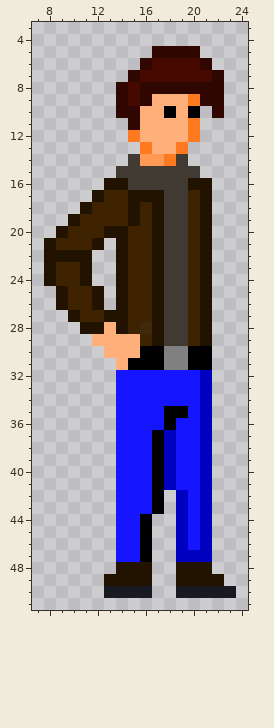
Two versions of one pixel-art sprite, Proto.gmx/sprites/images/spr_Player_idle_0.png. Above is the file before it was changed.
The file is 38x58 pixels. Colours within 5 levels of each other are drawn and written as one. Shown: x 7..24, y 3..51.
Now the later version:
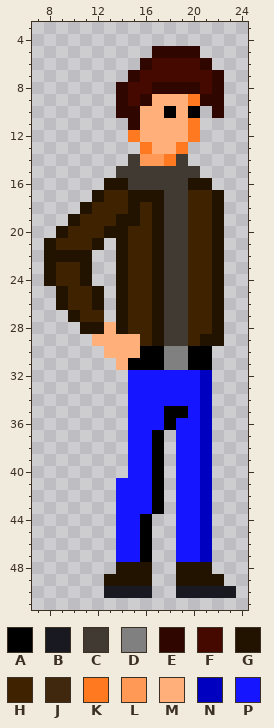
Palette (. is transparent): A #000000  B #17171ffc  C #403a33  D #808080  E #2f0600  F #460900  G #221300  H #3f2200  J #3f280d  K #ff7920  L #ff9955  M #ffaf79  N #0000c0  P #1515ff
Author's note on the commit: BulletChange und Player anpassungen
Change:
@@ x 14..23 @@
  7 .EFFFFFFE.
- 8 EFEEEEEEE.
+ 8 EFFEEEEFE.
  9 EFEMMMKEE.
@@ x 7..24 @@
 16 ......GGCCCCCGG...
-17 .....GHHGGGCCHG...
-18 ....GHHHGHGCCHG...
-19 ...GHHHHGHGCCHG...
-20 ..GHHHGGHHGCCHG...
-21 .GHHHG.GHHGCCHG...
-22 .GGGG..GHHGCCHG...
-23 .GHHG..GHHGCCHG...
-24 .GHHG..GHHGCCHG...
-25 ..GHHG.GHHGCCHG...
-26 ..GHHG.GHHGCCHG...
-27 ...GHHGGHHGCCHG...
-28 ....GGMGHJGCCHG...
-29 .....MMMMHGCCHG...
+17 .....GHHGGGCCHHG..
+18 ....GHHHGHGCCHHG..
+19 ...GHHHGGHGCCHHG..
+20 ..GHHHGGHHGCCHHG..
+21 .GHHHG.GHHGCCHHG..
+22 .GGGG..GHHGCCHHG..
+23 .GHHG..GHHGCCHHG..
+24 .GHHG..GHHGCCHHG..
+25 ..GHHG.GHHGCCHHG..
+26 ..GHHG.GHHGCCHHG..
+27 ...GHH.GHHGCCHHG..
+28 ....GGMGHHGCCHHG..
+29 .....MMMMHGCCHGG..
 30 ......MMMAADDAA...
 31 .......MAAADDAA...
-32 .......PPPPPPPN...
-33 .......PPPPPPPN...
-34 .......PPPPPPPN...
-35 .......PPPPAAPN...
-36 .......PPPPAPPN...
-37 .......PPPANPPN...
-38 .......PPPANPPN...
-39 .......PPPANPPN...
-40 .......PPPANPPN...
-41 .......PPPANPPN...
-42 .......PPPA.NPN...
-43 .......PPPA.NPN...
-44 .......PPA..NPN...
-45 .......PPA..NPN...
-46 .......PPA..NPN...
-47 .......PPA..NNN...
+32 ........PPPPPPN...
+33 ........PPPPPPN...
+34 ........PPPPPPN...
+35 ........PPPAAPN...
+36 ........PPPAPPN...
+37 ........PPA.PPN...
+38 ........PPA.PPN...
+39 ........PPA.PPN...
+40 ........PPA.PPN...
+41 .......PPPA.PPN...
+42 .......PPPA.PPN...
+43 .......PPPA.PPN...
+44 .......PPA..PPN...
+45 .......PPA..PPN...
+46 .......PPA..PPN...
+47 .......PPA..PPN...
 48 .......GGG..GGG...
Where, in picture pixels (left, top, right, bottom), the same in both pictures:
changed: (140, 82, 212, 94)
changed: (104, 190, 224, 562)
